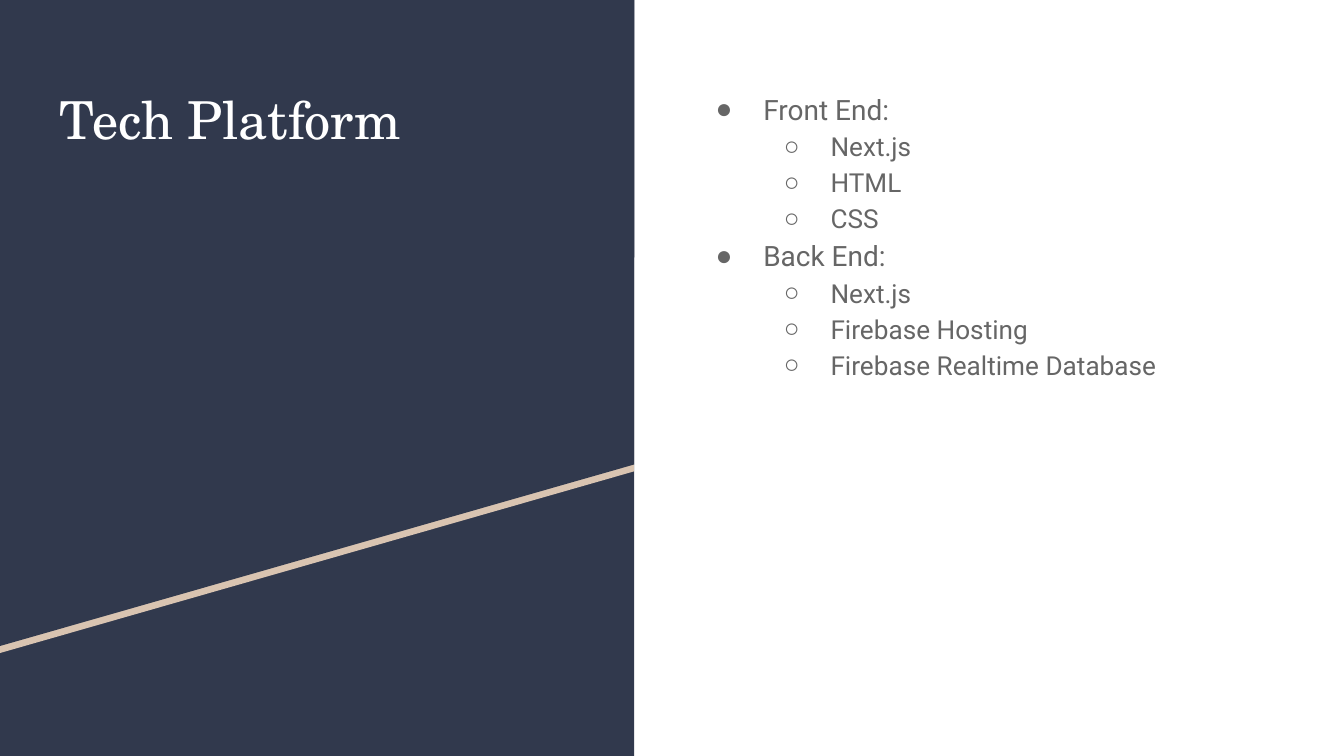
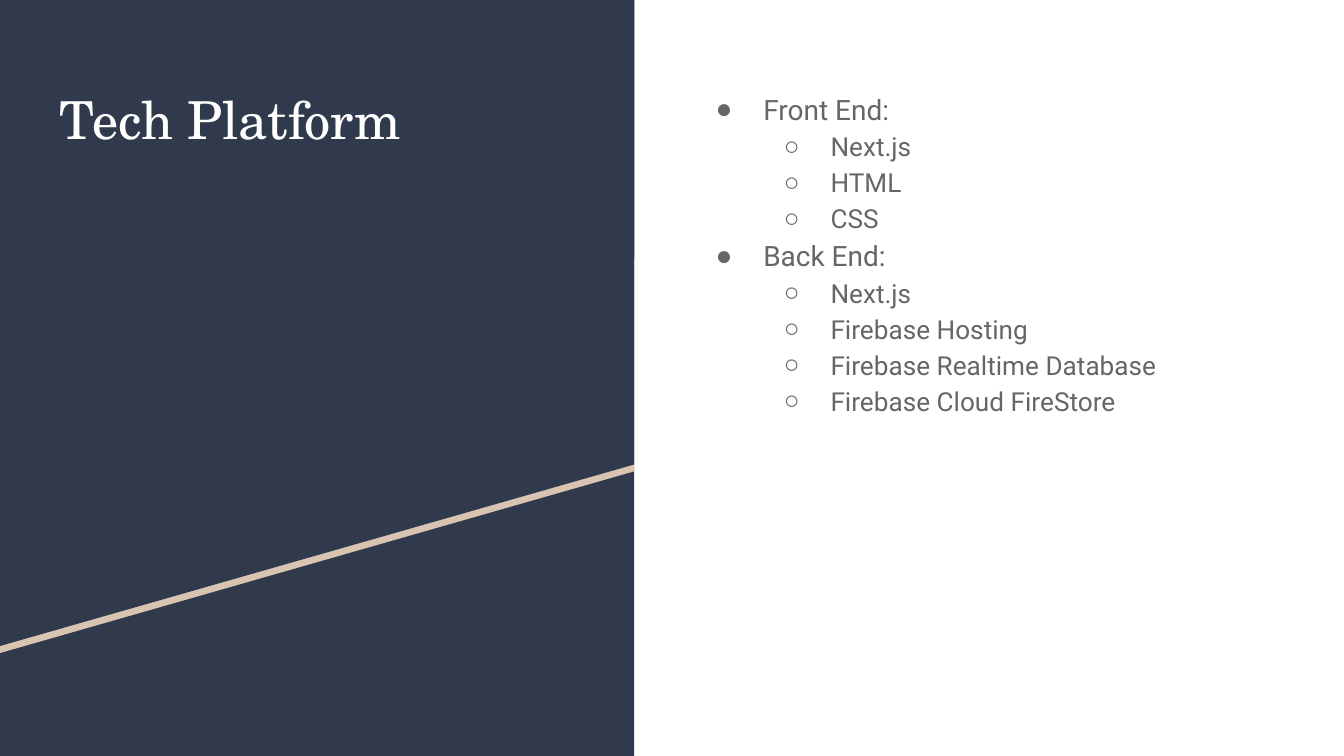
Before and after one commit to CSC4350-MW1/ScramblePass, a slide deck: slide 4 of Team 13 Presentation1.pptx. Drawn at 1344x756 pixels with LibreOffice and Linux fonts; fonts in the diff are those of the drawing. Boxes give left, top, right and bottom in pixels: in the first picture for what was removed or moved away, otherwise in the second. Text is boxed around its words. In the diff, an @@ line names an element or a change of style, - is before the commit and + after.

Commit message:
Updated PowerPoint presentation

```diff
--- a/Team 13 Presentation1.pptx
+++ b/Team 13 Presentation1.pptx
@@ text at (831, 391, 1116, 411): paragraph added @@
+  ○ Firebase Cloud FireStore
```
Also in this commit, not shown: 1 other file.
